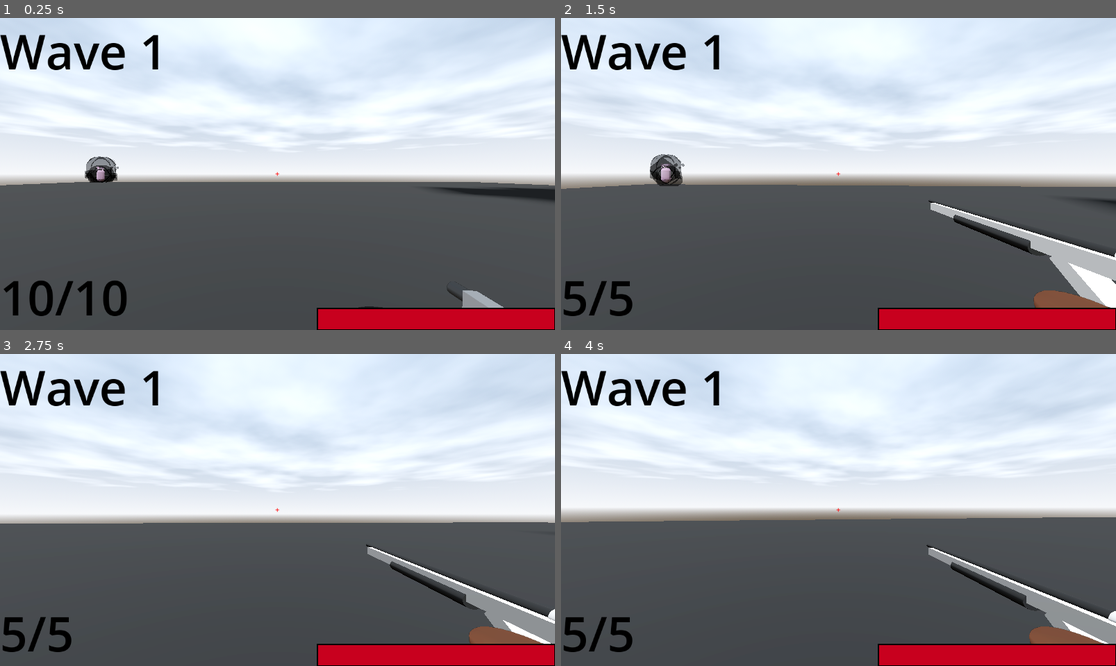
Above: before the commit, frames 1-4 (two rows, left to right).
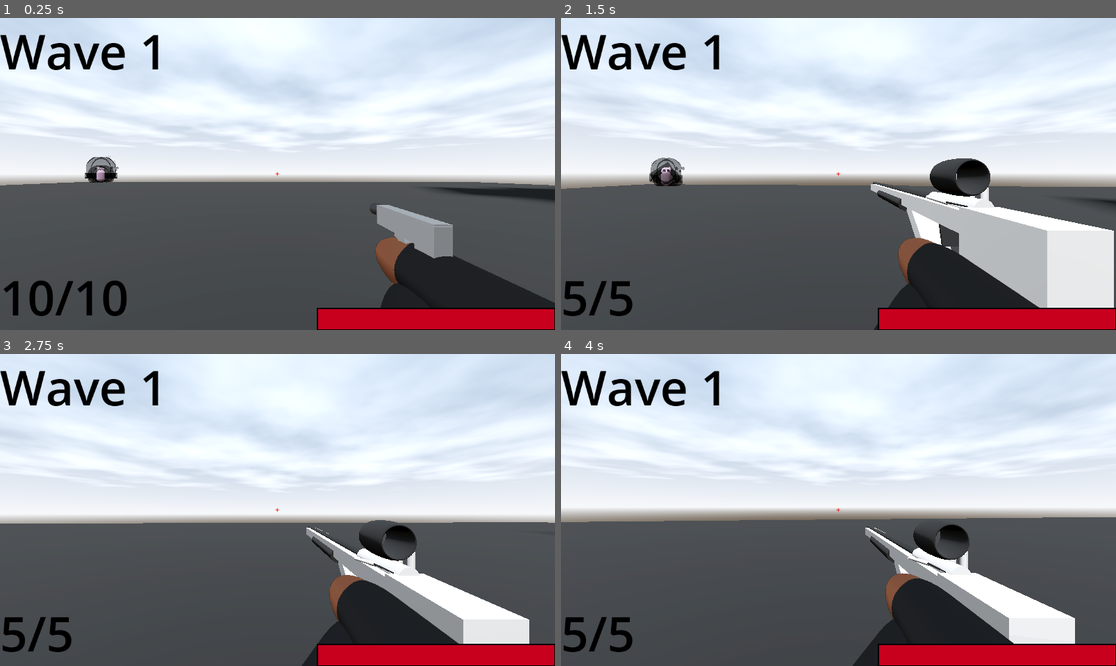
Above: after the commit, the same moments.

Repository: DylanFrenzy/The-Trials-and-Tribulations-of-Tim-Cheese
Game: Godot game, scene res://scenes/main.tscn
Same seed, same stepped clock (60 frames per second), same inputs: the game is played once before the commit and once after it.
Inputs (mouse positions are in pixels of both pictures, inside the frame that each line leads up to):
- Up to frame 1 (0.25 s): no input
- Up to frame 2 (1.5 s): move the mouse to (866, 174) at 0.52 s; hold Mouse wheel down (swap_weapon_down) 0.53-1.28 s; hold W (move_forward) from 0.53 s (still down); tap Space (jump) at 0.77 s; tap Mouse wheel up (swap_weapon_up, bound only after the commit) at 0.8, 1.35 s; move the mouse to (810, 174) at 1.27 s
- Up to frame 3 (2.75 s): keep holding W (move_forward); tap Space (jump) at 1.52 s; tap Mouse wheel down (swap_weapon_down) at 1.55 s; move the mouse to (288, 503) at 2.02 s; press the mouse at (288, 503) at 2.03 s; tap Mouse wheel up (swap_weapon_up, bound only after the commit) at 2.3 s
- Up to frame 4 (4 s): keep holding W (move_forward); move the mouse to (832, 516) at 2.77 s; release the mouse at (832, 516) at 2.78 s; tap Mouse wheel down (swap_weapon_down) at 2.85 s; tap Space (jump) at 3.02, 3.77 s; tap Enter at 3.5 s; move the mouse to (877, 513) at 3.52 s; hold Right mouse button (zoom) from 3.53 s (still down); tap Mouse wheel up (swap_weapon_up, bound only after the commit) at 3.8 s

The runs differ from the first frame. In frame 1, 5.6% of the frame differs, in the area x 15-100%, y 44-93%; in frame 2, 13%, in the area x 15-100%, y 43-100%; in frame 3, 9.6%; in frame 4, 9.8%.
Error in both runs: Attempt to call function 'play' in base 'null instance' on a null instance. (res://scripts/character_body_3d.gd:37)

Commit message:
fixed weird enemy behaviour

Diff:
--- a/3d-project/assets/guns/pistol.tscn
+++ b/3d-project/assets/guns/pistol.tscn
@@ -476,11 +476,11 @@
 }
 
 [node name="Pistol" type="Node3D"]
-transform = Transform3D(-3.61999e-06, 0, -1, 0, 1, 0, 1, 0, -3.61999e-06, 0.204037, -0.0969836, -0.170399)
+transform = Transform3D(1, 0, 0, 0, 1, 0, 0, 0, 1, 0.204037, -0.0969836, -0.170399)
 script = ExtResource("1_otpoe")
 
 [node name="Model" type="Node3D" parent="."]
-transform = Transform3D(0.1, 0, 0, 0, 0.1, 0, 0, 0, 0.1, 0, 0, 0)
+transform = Transform3D(-4.37114e-09, 0, -0.1, 0, 0.1, 0, 0.1, 0, -4.37114e-09, 0, 0.0516227, -0.0773751)
 
 [node name="CSGBox3D" type="CSGBox3D" parent="Model"]
 layers = 2
@@ -522,23 +522,18 @@
 transform = Transform3D(-4.37114e-09, 0, -0.1, 0, 0.1, 0, 0.1, 0, -4.37114e-09, 0, 0, 0)
 
 [node name="AudioStreamPlayer3D2" type="AudioStreamPlayer3D" parent="."]
-transform = Transform3D(1, 0, 0, 0, 1, 0, 0, 0, 1, -1.13019, 0.423723, 0.0856413)
 stream = ExtResource("7_polch")
 
 [node name="AudioStreamPlayer3D3" type="AudioStreamPlayer3D" parent="."]
-transform = Transform3D(1, 0, 0, 0, 1, 0, 0, 0, 1, -1.13019, 0.423723, 0.0856413)
 stream = ExtResource("8_7q6uf")
 
 [node name="AudioStreamPlayer3D4" type="AudioStreamPlayer3D" parent="."]
-transform = Transform3D(1, 0, 0, 0, 1, 0, 0, 0, 1, -1.13019, 0.423723, 0.0856413)
 stream = ExtResource("9_wlcol")
 
 [node name="AudioStreamPlayer3D5" type="AudioStreamPlayer3D" parent="."]
-transform = Transform3D(1, 0, 0, 0, 1, 0, 0, 0, 1, -1.13019, 0.423723, 0.0856413)
 stream = ExtResource("10_a643e")
 
 [node name="AudioStreamPlayer3D6" parent="." instance=ExtResource("11_5mj8n")]
-transform = Transform3D(1, 0, 0, 0, 1, 0, 0, 0, 1, -1.13019, 0.423723, 0.0856413)
 
 [node name="AnimationPlayer" type="AnimationPlayer" parent="."]
 root_node = NodePath("../Model")
@@ -548,5 +543,5 @@
 }
 
 [node name="muzzle_flash" parent="." instance=ExtResource("4_yfxtk")]
-transform = Transform3D(1, 0, 0, 0, 1, 0, 0, 0, 1, -11.1302, 0.823723, -1.91436)
+transform = Transform3D(1, 0, 0, 0, 1, 0, 0, 0, 1, -0.0225937, 0.0598418, -0.838093)
 amount = 8
--- a/3d-project/assets/guns/sniper_rifle.tscn
+++ b/3d-project/assets/guns/sniper_rifle.tscn
@@ -26,6 +26,8 @@
 [node name="Sniper" type="Node3D"]
 script = ExtResource("1_7glw2")
 
+[node name="AnimationPlayer" type="AnimationPlayer" parent="."]
+
 [node name="Model" type="Node3D" parent="."]
 transform = Transform3D(0.569802, 0, 0, 0, 0.569802, 0, 0, 0, 0.569802, -0.121647, 0.0861388, -0.0225214)
 
@@ -53,7 +55,6 @@
 
 [node name="bolt_handle" type="MeshInstance3D" parent="Model"]
 transform = Transform3D(0.000883528, -0.0304033, 0.00384137, -0.00163598, 0.00873608, 0.0128403, -0.0125303, -0.00328436, -0.00140559, 0.17673, 0.0376748, -0.187303)
-visible = false
 mesh = SubResource("CylinderMesh_0b44t")
 skeleton = NodePath("../..")
 surface_material_override/0 = ExtResource("3_4xaku")
@@ -106,8 +107,5 @@
 mesh = SubResource("BoxMesh_aov3x")
 skeleton = NodePath("../..")
 
-[node name="AnimationPlayer" type="AnimationPlayer" parent="Model"]
-root_node = NodePath("../..")
-
 [node name="Arms" parent="." instance=ExtResource("4_joobf")]
 transform = Transform3D(-4.37114e-09, 0, -0.1, 0, 0.1, 0, 0.1, 0, -4.37114e-09, 0, 0, 0)
--- a/3d-project/project.godot
+++ b/3d-project/project.godot
@@ -68,6 +68,10 @@
 swap_weapon_down={
 "deadzone": 0.2,
 "events": [Object(InputEventMouseButton,"resource_local_to_scene":false,"resource_name":"","device":-1,"window_id":0,"a …(258 unchanged characters)…
-, Object(InputEventMouseButton,"resource_local_to_scene":false,"resource_name":"","device":-1,"window_id":0,"alt_pressed":false,"shift_pressed":false,"ctrl_pressed":false,"meta_pressed":false,"button_mask":8,"position":Vector2(309, 25),"global_position":Vector2(323, 98),"factor":1.0,"button_index":4,"canceled":false,"pressed":true,"double_click":false,"script":null)
 ]
 }
+swap_weapon_up={
+"deadzone": 0.2,
+"events": [Object(InputEventMouseButton,"resource_local_to_scene":false,"resource_name":"","device":-1,"window_id":0,"alt_pressed":false,"shift_pressed":false,"ctrl_pressed":false,"meta_pressed":false,"button_mask":0,"position":Vector2(0, 0),"global_position":Vector2(0, 0),"factor":1.0,"button_index":4,"canceled":false,"pressed":false,"double_click":false,"script":null)
+]
+}
--- a/3d-project/scenes/gun_cam.tscn
+++ b/3d-project/scenes/gun_cam.tscn
@@ -1,8 +1,7 @@
-[gd_scene load_steps=8 format=3 uid="uid://b17m2m5d4cdix"]
+[gd_scene load_steps=7 format=3 uid="uid://b17m2m5d4cdix"]
 
 [ext_resource type="Script" uid="uid://dbkokuf3jkrkn" path="res://scripts/gun_cam.gd" id="1_ktk0j"]
-[ext_resource type="Script" uid="uid://bnj0lvcvjiwth" path="res://scripts/guns/loadout.gd" id="3_jtfo8"]
-[ext_resource type="PackedScene" uid="uid://cwvmoqdyec4ah" path="res://assets/guns/pistol.tscn" id="3_utigt"]
+[ext_resource type="Script" uid="uid://bnj0lvcvjiwth" path="res://scripts/guns/Loadout.gd" id="3_jtfo8"]
 [ext_resource type="Material" uid="uid://uu6xha81wcsf" path="res://materials/Arms.tres" id="10_vc4ct"]
 [ext_resource type="Material" uid="uid://clib3jsw7xdh7" path="res://materials/shirt.tres" id="11_dg5pf"]
 
@@ -21,9 +20,6 @@
 [node name="Weapon Holder" type="Node3D" parent="."]
 transform = Transform3D(1, 0, 2.27374e-13, 0, 1, 0, -2.27374e-13, 0, 1, 0, 0, 0)
 script = ExtResource("3_jtfo8")
-
-[node name="Pistol" parent="Weapon Holder" instance=ExtResource("3_utigt")]
-transform = Transform3D(1, 0, 0, 0, 1, 0, 0, 0, 1, 0.204037, -0.0969836, -0.170399)
 
 [node name="right_arm_solo" type="CSGMesh3D" parent="."]
 transform = Transform3D(-1.50048e-09, 8.8327e-07, -0.1, 0.0999992, 0.000979988, -4.65661e-11, 0.000401634, -0.243998, -3.61999e-07, 0.20434, -0.0980372, -0.169024)
--- a/3d-project/scripts/JohnPork.gd
+++ b/3d-project/scripts/JohnPork.gd
@@ -19,9 +19,9 @@
 	var player_location = player.global_transform.origin
 
 	var target_transform = Vector3(player_location.x, current_location.y, player_location.z)
-	var new_transform = transform.looking_at(player_location, Vector3.UP)
-	new_transform.basis = new_transform.basis.rotated(Vector3(0, 1, 0), deg_to_rad(90))
-	transform = transform.interpolate_with(new_transform, rotation_speed * delta)
+	var new_transform = transform.looking_at(target_transform, Vector3.UP)
+	new_transform.basis = new_transform.basis.rotated(Vector3.UP, deg_to_rad(90))
+	transform = transform.interpolate_with(new_transform, speed * delta)
 
 	nav_agent.target_position = player_location
 	var next_location = nav_agent.get_next_path_position();
--- a/3d-project/scripts/gun_cam.gd
+++ b/3d-project/scripts/gun_cam.gd
@@ -3,8 +3,8 @@
 @onready var weapon_holder = get_node("Weapon Holder")
 
 func _process(delta):
-	weapon_holder.position.x = lerp(weapon_holder.position.x, 0.204, delta * 5)
-	weapon_holder.position.y = lerp(weapon_holder.position.y, -0.17, delta * 5)
+	#weapon_holder.position.x = lerp(weapon_holder.position.x, 0.204, delta * 5)
+	#weapon_holder.position.y = lerp(weapon_holder.position.y, -0.17, delta * 5)
 	pass
 
 func sway(sway_amount):
--- a/3d-project/scripts/guns/Loadout.gd
+++ b/3d-project/scripts/guns/Loadout.gd
@@ -29,16 +29,17 @@
 
 func swap_weapon(to_swap):
 	for child in get_children():
-		print(child)
 		remove_child(child);
 
 	if (gun_instances.has(to_swap)):
-		add_child(gun_instances[to_swap])
-		gun_instances[to_swap].update_ammo_display(gun_instances[to_swap].current_ammo)
+		var instance = gun_instances[to_swap]
+		print(instance.position)
+		add_child(instance)
+		instance.update_ammo_display(instance.current_ammo)
 	else:
 		var instance = gun_scenes[to_swap].instantiate()
 		gun_instances[to_swap] = instance
-		print(instance.position)
 		add_child(instance)
 		instance.position = instance.set_position
+		print(instance.position)
 		instance.update_ammo_display(instance.current_ammo)
--- a/3d-project/scripts/guns/sniper.gd
+++ b/3d-project/scripts/guns/sniper.gd
@@ -3,4 +3,4 @@
 func _init():
 	damage = 20
 	max_ammo = 5
-	set_position = Vector3(0.221, -0.099, -0.197)
+	set_position = Vector3(0.166, -0.188, -0.274)
